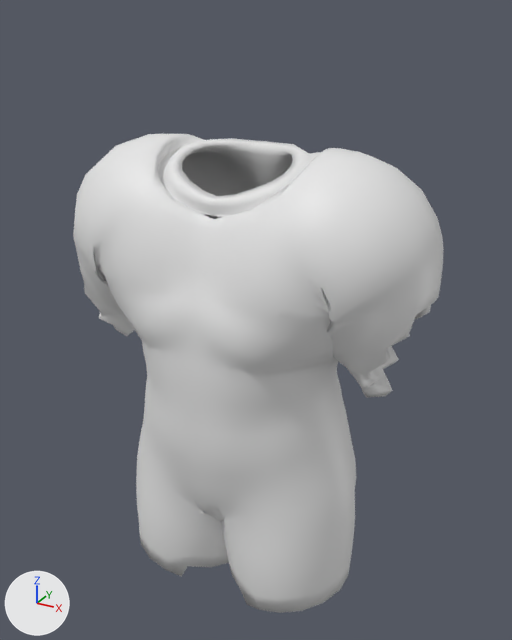
Renders of the FBX model unity/Assets/Art/Chars/Garments/devote_soldier.fbx from each side of a commit.
Both versions are drawn from a 50 mm camera at (0.614, -1.096, 1.677) aimed at (0.016, -0.008, 1.133). Every picture has the same lights, and +X, +Y and +Z are marked at lower left. The older version comes first.

Objects in the first picture: 'garment_devote_soldier'.
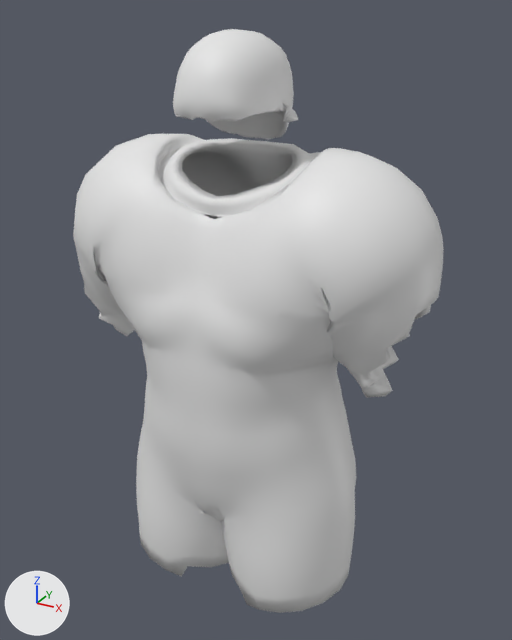
The change in detail:
Material 'hair' (mat_hair) is new.
Its base color is (0.8, 0.8, 0.8) (white #e7e7e7).
me_garment_devote_soldier is used by ob_garment_devote_soldier; location (0.0, 0.0, 0.0).
me_garment_devote_soldier had 3324 vertices, 3330 faces and spanned x -0.355..0.355, y -0.206..0.153, z 0.582..1.467.
me_garment_devote_soldier now has 5568 vertices, 5584 faces and spans x -0.355..0.355, y -0.206..0.153, z 0.582..1.648.
me_garment_devote_soldier part 1: a new loose piece of 1728 vertices spanning x -0.105..0.105, y -0.163..0.062, z 1.467..1.648, in mat_hair (white #e7e7e7).
Other edits to the shape of me_garment_devote_soldier do not show in these pictures.
me_garment_devote_soldier gains material mat_hair (white #e7e7e7).

What differs and where, as boxes (x1, y1, x2, y2) in the pictures (512 x 640 px):
'garment_devote_soldier', reshaped (22% taller)
    before: (73, 134, 444, 613)
    after: (73, 29, 444, 613)
part 1 of me_garment_devote_soldier, added
    after: (173, 29, 298, 139)
